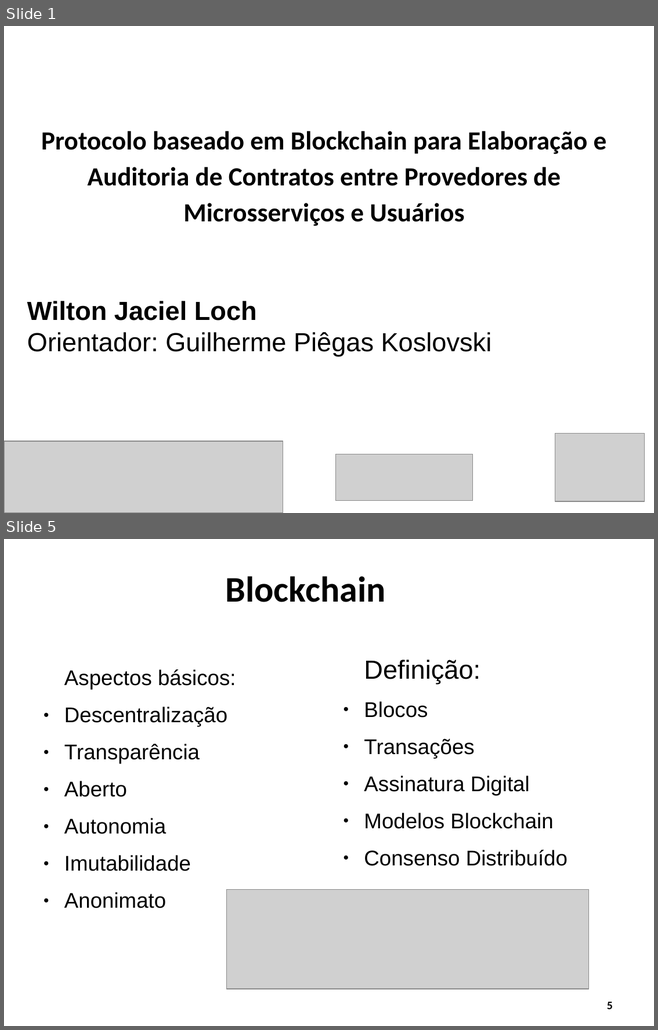
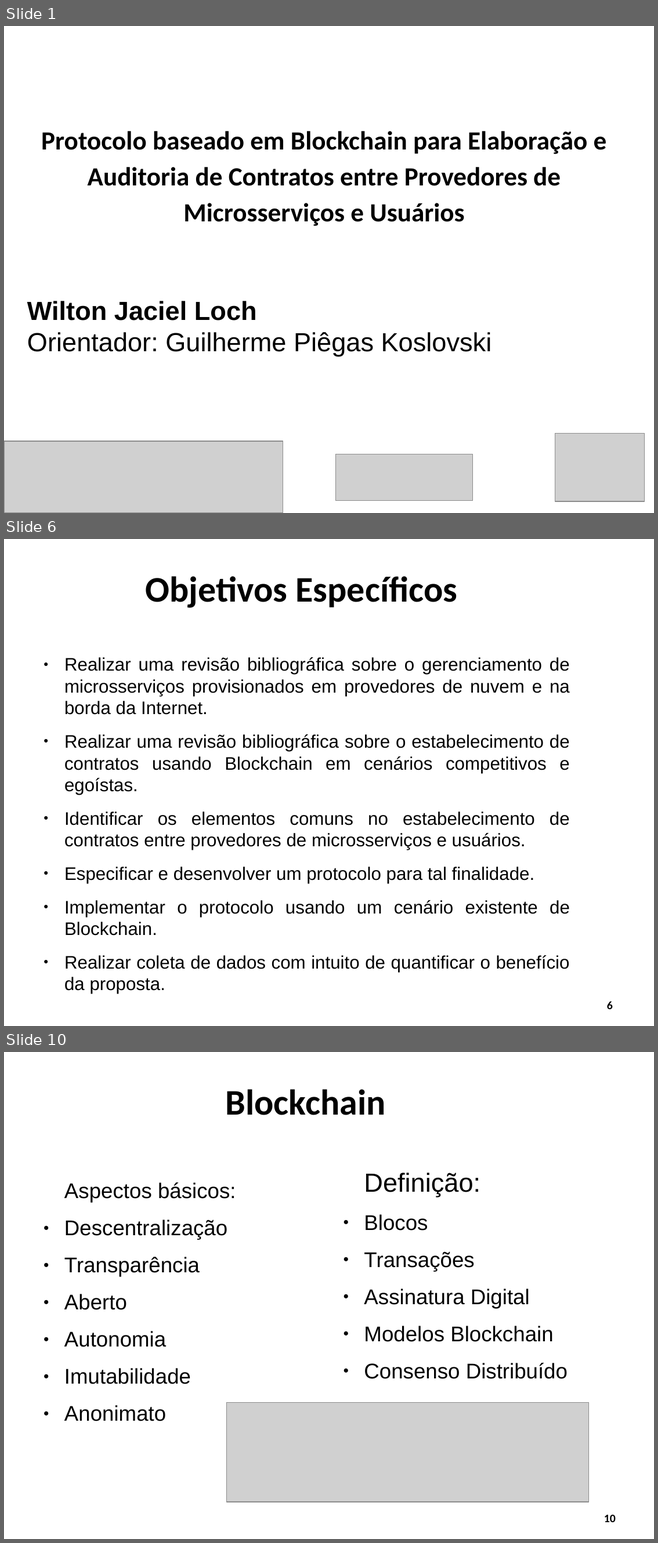
Before and after one commit to WiltonLoch/TCC, a slide deck: apresentacao_TCC_wilton.odp. Shown one above the other, each under a label of ours: slides 1 and 5 before the commit, slides 1, 6 and 10 after it; the slides between them are not shown. The pictures are 658x1030 and 658x1543 pixels, drawn with LibreOffice and Linux fonts; fonts in the diff are those of the drawing; grey boxes stand for pictures; background and template pictures are left out. Boxes give left, top, right and bottom in pixels: in the first picture for what was removed or moved away, otherwise in the second. Text is boxed around its words. In the diff, an @@ line names an element or a change of style, - is before the commit and + after.

```diff
--- a/apresentacao_TCC_wilton.odp
+++ b/apresentacao_TCC_wilton.odp
@@ slide 6 added at (4, 539, 654, 1026), background #FFFFFF @@
@@ title added at (146, 576, 458, 608), 44 pt, text #000000, bold @@
+Objetivos Específicos
@@ text added at (64, 657, 570, 972), 22.2 pt, text #000000 @@
+● Realizar uma revisão bibliográfica sobre o gerenciamento de microsserviços provisionados em provedores de nuvem e na borda da Internet.
+● Realizar uma revisão bibliográfica sobre o estabelecimento de contratos usando Blockchain em cenários competitivos e egoístas.
+● Identificar os elementos comuns no estabelecimento de contratos entre provedores de microsserviços e usuários.
+● Especificar e desenvolver um protocolo para tal finalidade.
+● Implementar o protocolo usando um cenário existente de Blockchain.
+● Realizar coleta de dados com intuito de quantificar o benefício da proposta.
@@ page number added at (607, 1001, 612, 1009), 14 pt, text #000000, bold @@
+6
@@ what was slide 5 is now slide 10 @@
@@ page number at (604, 1515, 615, 1522): text changed @@
-5
+10
```
Also in this commit, not shown: 5 slides changed, 6 other slides added, 2 slides removed.
